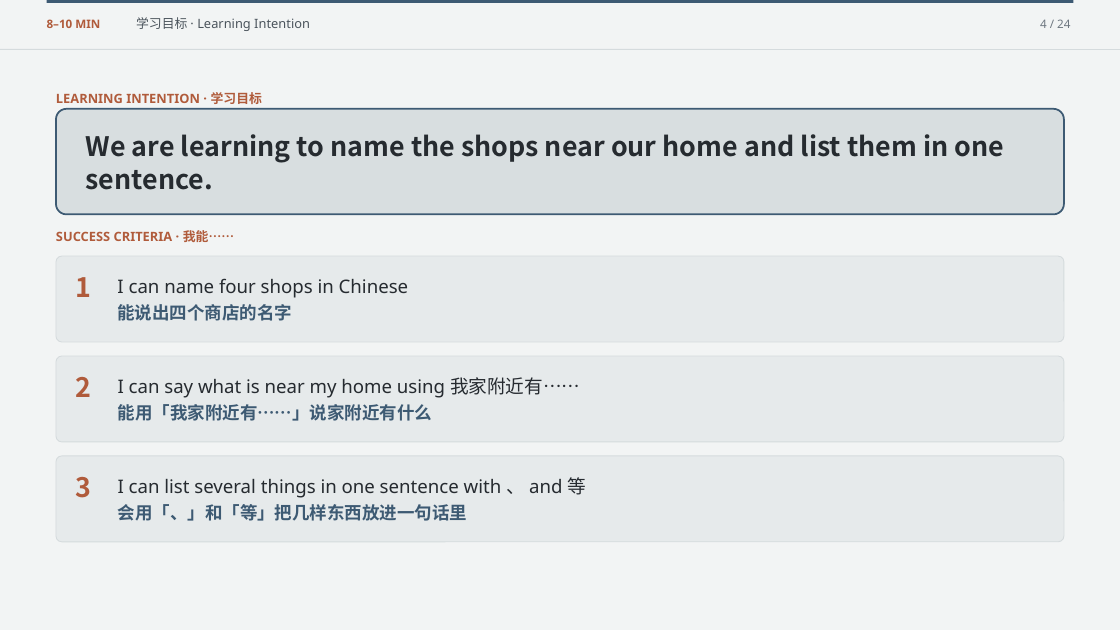
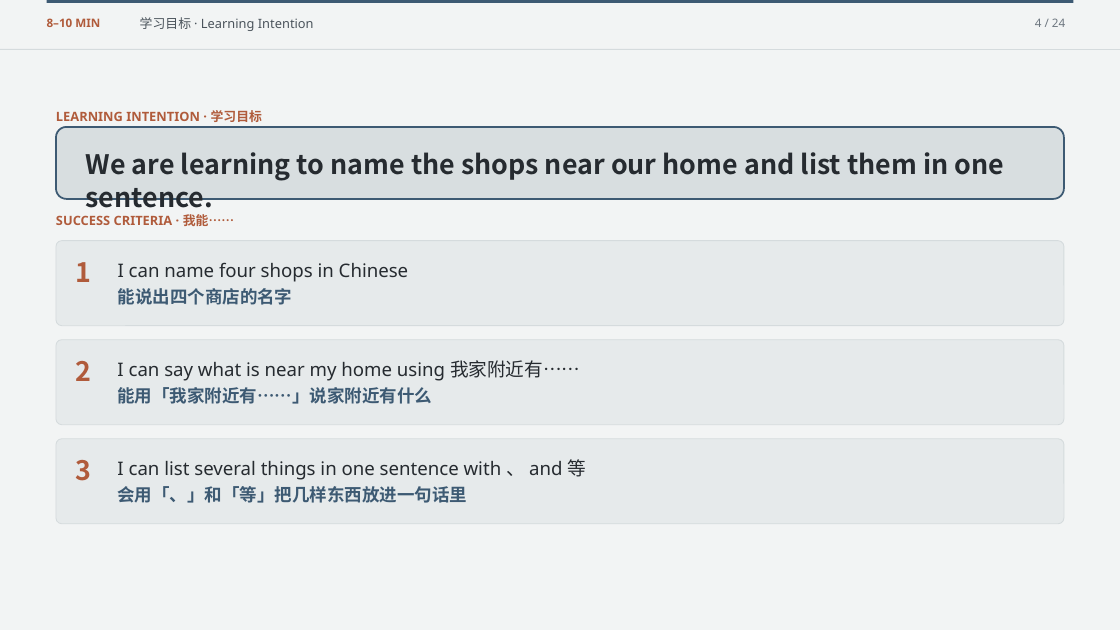
Before and after one commit to luojiahai/deck, a slide deck: slide 4 of index/designs/y8-l15/l1-shops-nearby/l1-shops-nearby.pptx. Drawn at 1120x630 pixels with LibreOffice and Linux fonts; fonts in the diff are those of the drawing. Boxes give left, top, right and bottom in pixels: in the first picture for what was removed or moved away, otherwise in the second. Text is boxed around its words. In the diff, an @@ line names an element or a change of style, - is before the commit and + after.

```diff
--- a/index/designs/y8-l15/l1-shops-nearby/l1-shops-nearby.pptx
+++ b/index/designs/y8-l15/l1-shops-nearby/l1-shops-nearby.pptx
@@ text "学习目标 · Learning Intention": place and size @@
-text "学习目标 · Learning Intention" at [136, 17, 310, 31]
+text "学习目标 · Learning Intention" at [140, 17, 314, 31]
@@ text "4 / 24": place and size @@
-text "4 / 24" at [1040, 19, 1070, 28]
+text "4 / 24" at [1035, 18, 1065, 27]
@@ text "LEARNING INTENTION · 学习目标": place and size @@
-text "LEARNING INTENTION · 学习目标" at [56, 92, 262, 104]
+text "LEARNING INTENTION · 学习目标" at [56, 110, 262, 122]
@@ rounded rectangle: place and size @@
-rounded rectangle at [56, 109, 1065, 215]
+rounded rectangle at [56, 127, 1065, 199]
@@ text "We are learning to name ..." rewrapped from [86, 134, 1005, 190] to [86, 152, 1005, 181] @@
@@ text "I can name four shops ...": place and size @@
-text "I can name four shops ..." at [117, 278, 408, 298]
+text "I can name four shops ..." at [118, 262, 408, 282]
@@ text "能说出四个商店的名字": place and size @@
-text "能说出四个商店的名字" at [117, 304, 292, 321]
+text "能说出四个商店的名字" at [118, 288, 293, 305]
@@ text "I can say what is ...": place and size @@
-text "I can say what is ..." at [118, 377, 580, 398]
+text "I can say what is ..." at [117, 360, 580, 381]
@@ text "能用「我家附近有……」说家附近有什么": place and size @@
-text "能用「我家附近有……」说家附近有什么" at [118, 404, 433, 421]
+text "能用「我家附近有……」说家附近有什么" at [117, 387, 432, 404]
@@ 4 texts, 3 rounded rectangles: place and size @@
-4 texts, 3 rounded rectangles at [56, 230, 1065, 542]
+4 texts, 3 rounded rectangles at [56, 214, 1065, 523]
@@ proportions changed in 4 elements at [56, 127, 1065, 199], [56, 241, 1065, 326], [56, 339, 1065, 424], [56, 439, 1065, 523] @@
@@ text "I can list several things ...": place and size @@
-text "I can list several things ..." at [118, 477, 586, 498]
+text "I can list several things ..." at [117, 459, 586, 480]
@@ text "会用「、」和「等」把几样东西放进一句话里": place and size @@
-text "会用「、」和「等」把几样东西放进一句话里" at [118, 504, 468, 521]
+text "会用「、」和「等」把几样东西放进一句话里" at [117, 486, 467, 503]
```
Also in this commit, not shown: 6 other slides changed, 49 other files.
